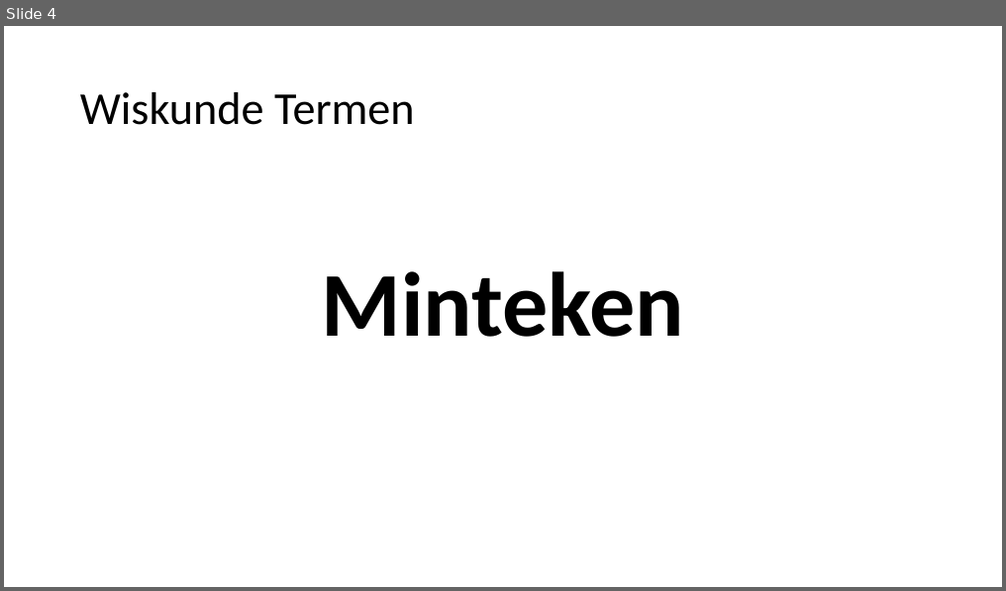
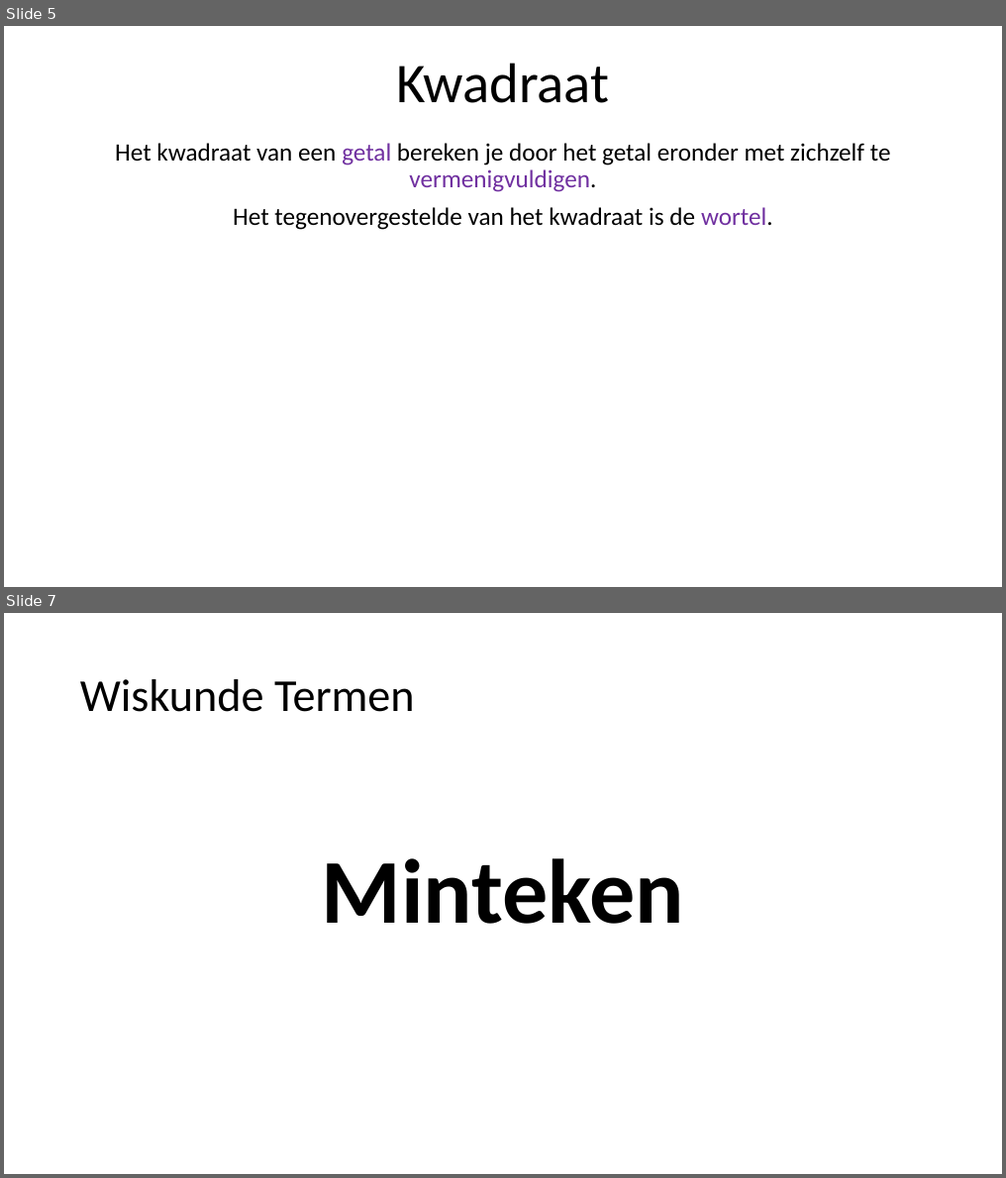
Before and after one commit to heinvinkel/wiskundetermen, a slide deck: getallen en variabelen/AAAAGetallen en variabelen.pptx. Shown one above the other, each under a label of ours: slide 4 before the commit, slides 5 and 7 after it; the slides between them are not shown. The pictures are 1006x591 and 1006x1178 pixels, drawn with LibreOffice and Linux fonts; fonts in the diff are those of the drawing. Boxes give left, top, right and bottom in pixels: in the first picture for what was removed or moved away, otherwise in the second. Text is boxed around its words. In the diff, an @@ line names an element or a change of style, - is before the commit and + after.

```diff
--- a/getallen en variabelen/AAAAGetallen en variabelen.pptx
+++ b/getallen en variabelen/AAAAGetallen en variabelen.pptx
@@ slide 5 added at bbox=[4, 26, 1002, 587], background #FFFFFF @@
@@ title added at bbox=[396, 63, 609, 103], 54 pt, text #000000 @@
+Kwadraat
@@ subtitle added at bbox=[115, 143, 891, 230], 24 pt, text #000000 @@
+Het kwadraat van een getal bereken je door het getal eronder met zichzelf te vermenigvuldigen.
+Het tegenovergestelde van het kwadraat is de wortel.
@@ what was slide 4 is now slide 7 @@
```
Also in this commit, not shown: 1 slide changed, 4 other slides added, 2 slides removed, 4 other files.
